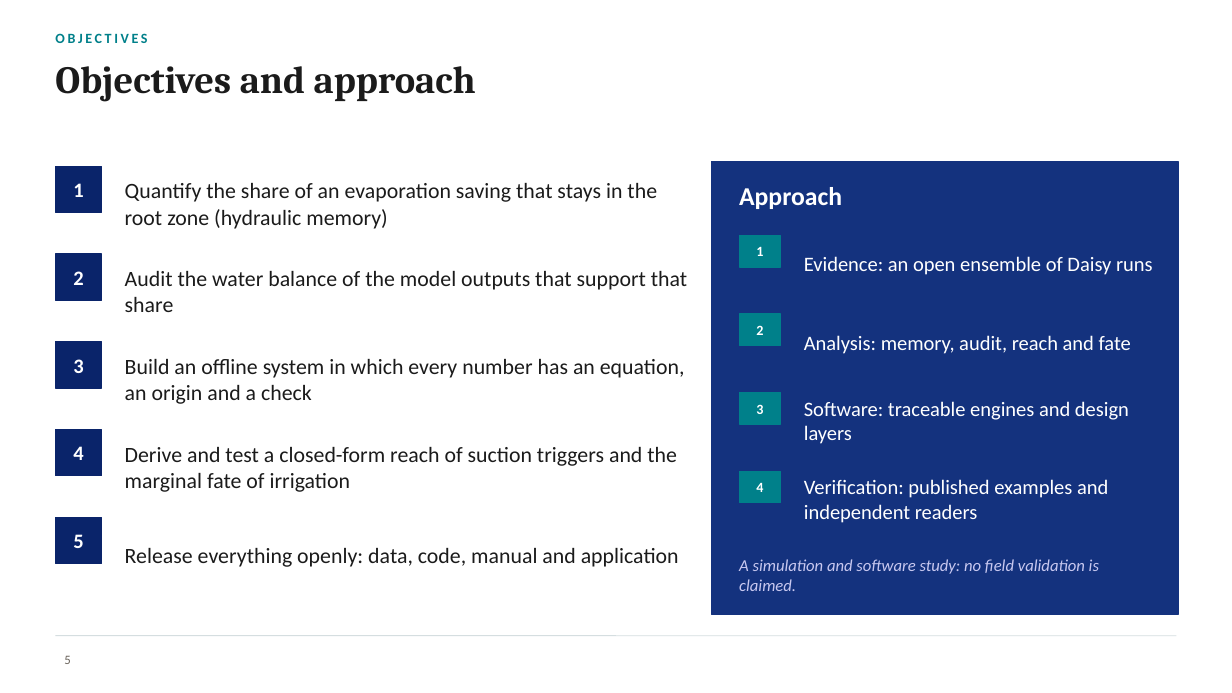
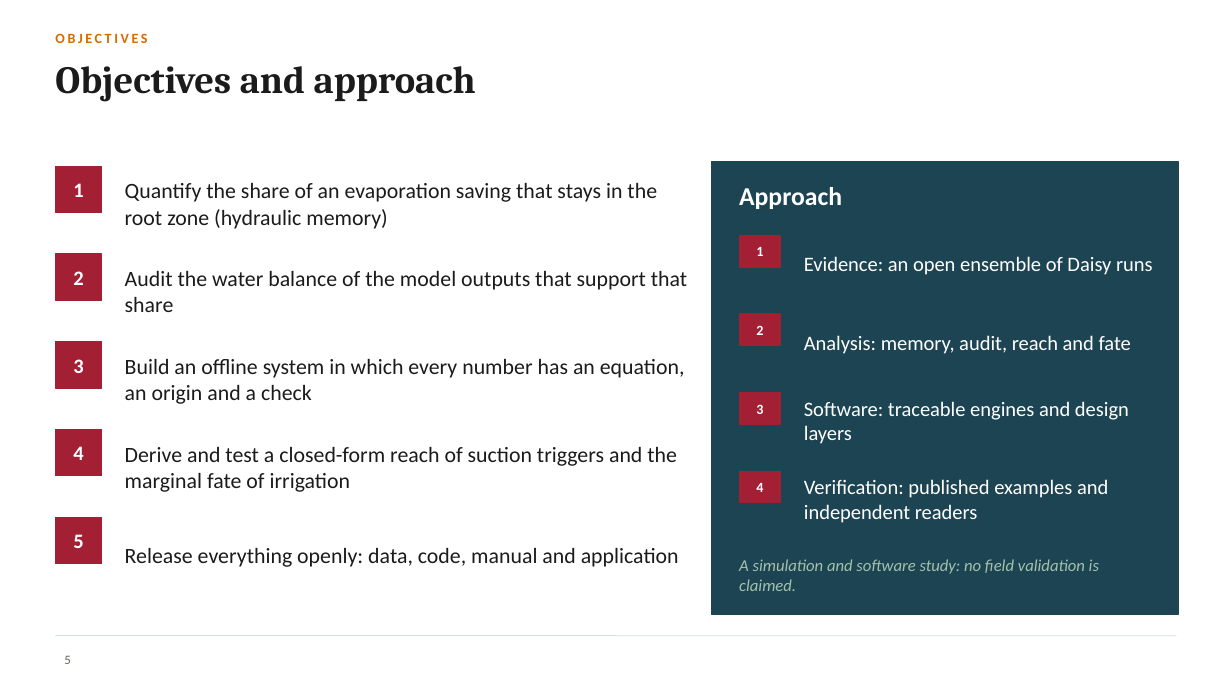
Before and after one commit to halilunaziru73-creator/Coupled-Water-Fluxes-Pore-Scale-Dynamics-Precision-Irrigation-Mulching-Feedback-Loops, a slide deck: slide 5 of Manuscripts/pdf/Supplementary/SWAFL_Presentation.pptx. Drawn at 1232x693 pixels with LibreOffice and Linux fonts; fonts in the diff are those of the drawing; background and template pictures are left out. Boxes give left, top, right and bottom in pixels: in the first picture for what was removed or moved away, otherwise in the second. Text is boxed around its words. In the diff, an @@ line names an element or a change of style, - is before the commit and + after.

Commit message:
Presentation: back to the previous style

```diff
--- a/Manuscripts/pdf/Supplementary/SWAFL_Presentation.pptx
+++ b/Manuscripts/pdf/Supplementary/SWAFL_Presentation.pptx
@@ text "OBJECTIVES" at box(55, 33, 147, 43): text colour #00808A to #D86A00 @@
@@ rectangle at box(712, 162, 1178, 615): fill #14327E to #1C4452; outline #14327E 1 pt to #1C4452 1 pt @@
@@ fill #00808A to #A31F34; outline #00808A 1 pt to #A31F34 1 pt in 4 elements at box(739, 236, 781, 267), box(739, 314, 781, 346), box(739, 393, 781, 424), box(739, 471, 781, 503) @@
@@ fill #0A246A to #A31F34; outline #0A246A 1 pt to #A31F34 1 pt in 5 elements at box(55, 166, 102, 213), box(55, 254, 102, 300), box(55, 342, 102, 388), box(55, 430, 102, 476), box(55, 518, 102, 564) @@
@@ text "A simulation and software study: ..." at box(739, 559, 1099, 591): text colour #C8C8F0 to #A3C1AD @@
```
Also in this commit, not shown: 28 other slides changed.
